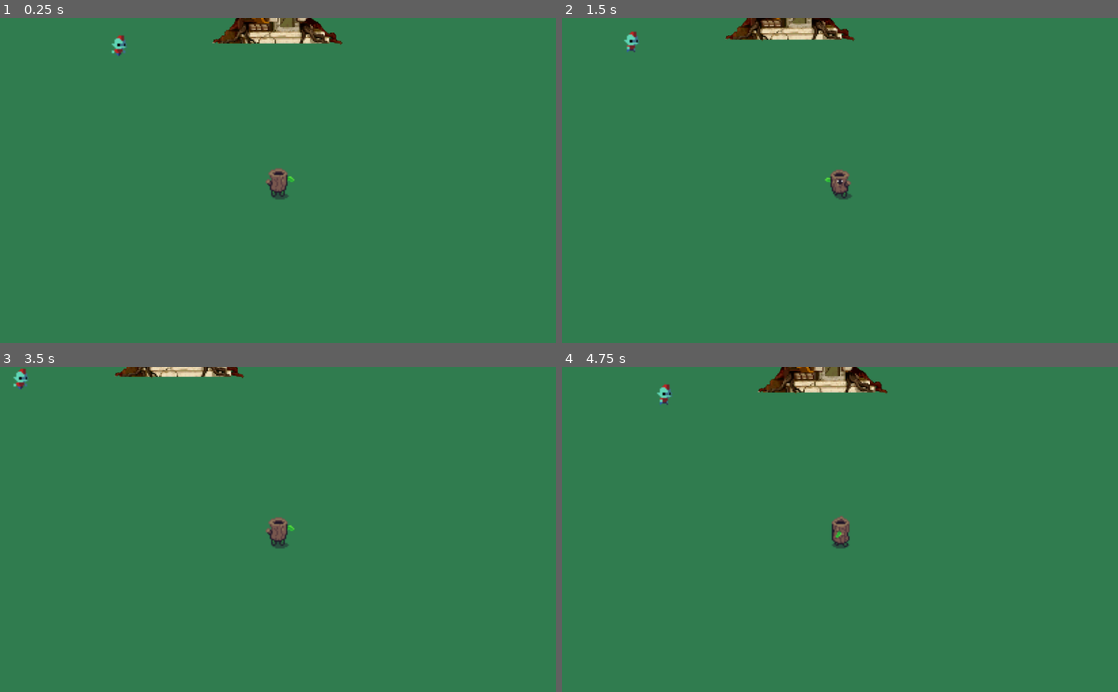
Above: before the commit, frames 1-4 (two rows, left to right).
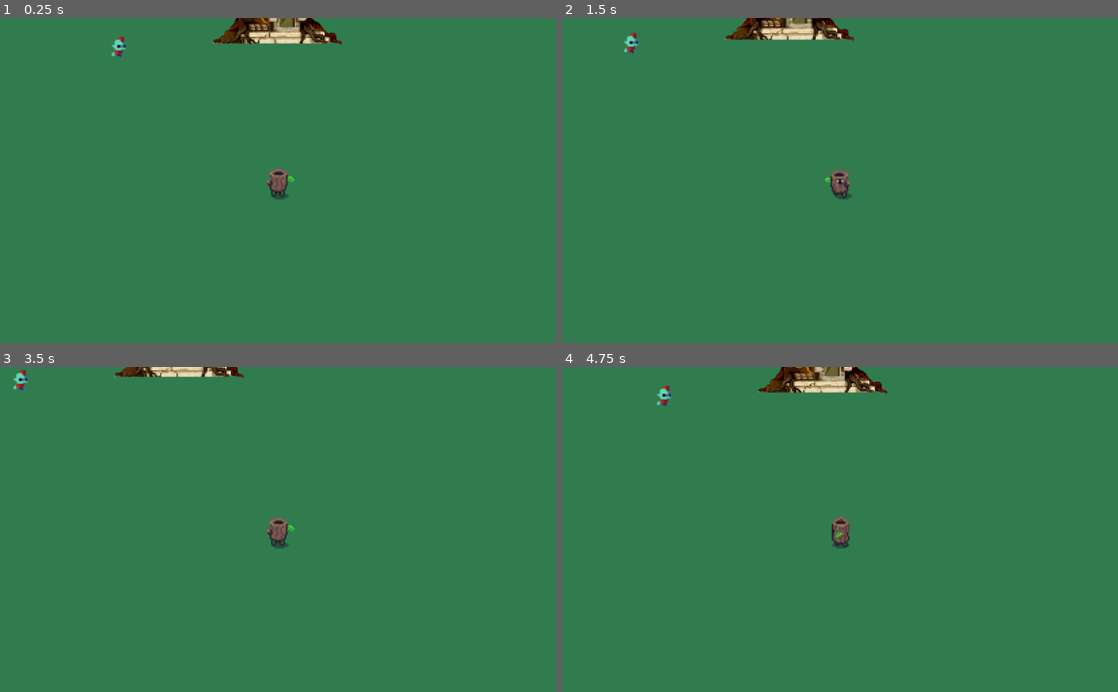
Above: after the commit, the same moments.

Repository: chrisac309/Zakum
Game: Godot game, scene res://World/Scenes/Overworld.tscn
Same seed, same stepped clock (60 frames per second), same inputs: the game is played once before the commit and once after it.
Inputs:
- Up to frame 1 (0.25 s): no input
- Up to frame 2 (1.5 s): hold D (ui_right) 0.53-1.28 s; tap Space (attack) at 0.6 s; hold S (ui_down) from 1.28 s (still down); tap Shift (special) at 1.35 s
- Up to frame 3 (3.5 s): release S (ui_down) at 2.03 s; hold D (ui_right) 2.03-2.78 s; tap Space (attack) at 2.1 s; hold W (ui_up) from 2.78 s (still down); tap Shift (special) at 2.85 s
- Up to frame 4 (4.75 s): release W (ui_up) at 3.53 s; hold A (ui_left) from 3.53 s (still down); tap Space (attack) at 3.6 s; tap Shift (special) at 4.35 s

The runs differ from the first frame. In frame 1, 0.3% of the frame differs, in the area x 20-62%, y 0-13%; in frame 2, 0.2%; in frame 3, 0.2%; in frame 4, 0.3%.

Commit message:
Leafy follows and attacks
Next TODO is to implement a BlendSpace1D instead of flipping the sprite because the direction impacts the hitbox

Diff:
--- a/Enemies/Troll.tscn
+++ b/Enemies/Troll.tscn
@@ -7,50 +7,52 @@
 [ext_resource path="res://Gameplay/Hurtbox.tscn" type="PackedScene" id=5]
 [ext_resource path="res://Enemies/Troll.gd" type="Script" id=6]
 
-[sub_resource type="CircleShape2D" id=8]
+[sub_resource type="CircleShape2D" id=1]
 radius = 7.60843
 
-[sub_resource type="AtlasTexture" id=1]
+[sub_resource type="AtlasTexture" id=2]
 flags = 4
 atlas = ExtResource( 1 )
 region = Rect2( 0, 0, 20, 20 )
 
-[sub_resource type="AtlasTexture" id=2]
+[sub_resource type="AtlasTexture" id=3]
 flags = 4
 atlas = ExtResource( 1 )
 region = Rect2( 20, 0, 20, 20 )
 
-[sub_resource type="AtlasTexture" id=3]
+[sub_resource type="AtlasTexture" id=4]
 flags = 4
 atlas = ExtResource( 1 )
 region = Rect2( 40, 0, 20, 20 )
 
-[sub_resource type="SpriteFrames" id=7]
+[sub_resource type="SpriteFrames" id=5]
 animations = [ {
-"frames": [ SubResource( 1 ), SubResource( 2 ), SubResource( 1 ), SubResource( 3 ) ],
+"frames": [ SubResource( 2 ), SubResource( 3 ), SubResource( 2 ), SubResource( 4 ) ],
 "loop": true,
 "name": "default",
 "speed": 5.0
 } ]
 
-[sub_resource type="CircleShape2D" id=9]
+[sub_resource type="CircleShape2D" id=6]
 radius = 12.7963
 
-[sub_resource type="CircleShape2D" id=10]
+[sub_resource type="CircleShape2D" id=7]
 radius = 8.39368
 
-[node name="Troll" type="KinematicBody2D"]
+[node name="Troll" type="KinematicBody2D" groups=[
+"Enemy",
+]]
 collision_layer = 4
 collision_mask = 7
 script = ExtResource( 6 )
 
 [node name="CollisionShape2D" type="CollisionShape2D" parent="."]
-shape = SubResource( 8 )
+shape = SubResource( 1 )
 
 [node name="AnimatedSprite" type="AnimatedSprite" parent="."]
 position = Vector2( -10, -20 )
-frames = SubResource( 7 )
-frame = 2
+frames = SubResource( 5 )
+frame = 1
 playing = true
 centered = false
 
--- a/Gameplay/EnemyDetector.gd
+++ b/Gameplay/EnemyDetector.gd
@@ -2,24 +2,14 @@
 
 var collisions = []
 
-# Declare member variables here. Examples:
-# var a = 2
-# var b = "text"
+func _on_EnemyDetector_body_entered(body:KinematicBody2D):
+	collisions.append(body)
 
-
-# Called when the node enters the scene tree for the first time.
-func _ready():
-	pass # Replace with function body.
-
-func _on_EnemyDetector_area_entered(area):
-	collisions.append(area)
-
-
-func _on_EnemyDetector_area_exited(area):
-	collisions.remove(area)
+func _on_EnemyDetector_body_exited(body:KinematicBody2D):
+	collisions.erase(body)
 
 func detects_enemies():
 	return collisions.size() > 0
 
-func oldest_detection_area():
+func oldest_detection_body():
 	return collisions.front()
--- a/Gameplay/EnemyDetector.tscn
+++ b/Gameplay/EnemyDetector.tscn
@@ -1,17 +1,10 @@
-[gd_scene load_steps=3 format=2]
-
-[ext_resource path="res://Gameplay/EnemyDetector.gd" type="Script" id=1]
-
-[sub_resource type="CircleShape2D" id=1]
-radius = 164.684
+[gd_scene format=2]
 
 [node name="EnemyDetector" type="Area2D"]
 collision_layer = 0
 collision_mask = 4
-script = ExtResource( 1 )
 
 [node name="CollisionShape2D" type="CollisionShape2D" parent="."]
 position = Vector2( 0, 8 )
-shape = SubResource( 1 )
-[connection signal="area_entered" from="." to="." method="_on_EnemyDetector_area_entered"]
-[connection signal="area_exited" from="." to="." method="_on_EnemyDetector_area_exited"]
+[connection signal="body_entered" from="." to="." method="_on_EnemyDetector_body_entered"]
+[connection signal="body_exited" from="." to="." method="_on_EnemyDetector_body_exited"]
--- a/Gameplay/TargetMovement.gd
+++ b/Gameplay/TargetMovement.gd
@@ -3,6 +3,7 @@
 var target = null
 var velocity = Vector2.ZERO
 var direction = Vector2.ZERO
+var is_near_target = false
 
 onready var parent = get_parent()
 
@@ -22,11 +23,14 @@
 		if distToTarget > FOLLOW_DISTANCE_MAX:
 			# Move closer to the target
 			direction = parent.global_position.direction_to(target.global_position)
+			is_near_target = false
 		elif distToTarget < FOLLOW_DISTANCE_MIN:
 			# Move away from the target
 			direction = target.global_position.direction_to(parent.global_position)
+			is_near_target = false
 		else:
 			# Decelerate
+			is_near_target = true
 			direction = Vector2.ZERO
 
 		velocity = velocity.move_toward(direction * MAX_SPEED, ACCELERATION)
@@ -36,8 +40,8 @@
 	target = targetToFollow
 
 func shrink_target_zone():
-	FOLLOW_DISTANCE_MIN = FOLLOW_DISTANCE_MIN / 2
-	FOLLOW_DISTANCE_MAX = FOLLOW_DISTANCE_MAX / 2
+	FOLLOW_DISTANCE_MIN = FOLLOW_DISTANCE_MIN / 5
+	FOLLOW_DISTANCE_MAX = FOLLOW_DISTANCE_MAX / 5
 
 func reset_target_zone():
 	FOLLOW_DISTANCE_MIN = initial_follow_min
--- a/Players/Leafy/Leafy.gd
+++ b/Players/Leafy/Leafy.gd
@@ -7,22 +7,25 @@
 onready var enemyDetector = $EnemyDetector
 
 var spawned = false
-var enemy_detected = false
+var pursuing_enemy = false
 
 # Called every frame. 'delta' is the elapsed time since the previous frame.
 func _physics_process(delta):
 	if spawned:
 		target_movement.follow(delta)
-		if target_movement.velocity.length() > 0:
-			animationState.travel("Run")
-		else:
-			animationState.travel("Idle")
+		if not pursuing_enemy:
+			if target_movement.velocity.length() > 0:
+				animationState.travel("Run")
+			else:
+				animationState.travel("Idle")
+		elif target_movement.is_near_target:
+			animationState.travel("Pollen")
 	currentSprite.flip_h = target_movement.velocity.x > 0
 
-func _on_EnemyDetector_area_entered(area):
-	animationState.travel("Pollen")
+func pursue_enemy():
+	pursuing_enemy = true
 	target_movement.shrink_target_zone()
 
-func _on_EnemyDetector_area_exited(area):
-	if !enemyDetector.detects_enemies():
-		target_movement.reset_target_zone()
+func follow_stumpy():
+	pursuing_enemy = false
+	target_movement.reset_target_zone()
--- a/Players/Leafy/Leafy.tscn
+++ b/Players/Leafy/Leafy.tscn
@@ -210,7 +210,7 @@
 states/Spawn/position = Vector2( 520, 75 )
 transitions = [ "Spawn", "Idle", SubResource( 14 ), "Idle", "Pollen", SubResource( 15 ), "Pollen", "Idle", SubResource( 16 ), "Idle", "Run", SubResource( 17 ), "Run", "Idle", SubResource( 18 ), "Pollen", "Run", SubResource( 19 ), "Run", "Pollen", SubResource( 20 ) ]
 start_node = "Spawn"
-graph_offset = Vector2( -2, 48 )
+graph_offset = Vector2( 128, 59 )
 
 [sub_resource type="AnimationNodeStateMachinePlayback" id=22]
 
@@ -219,9 +219,14 @@
 height = 4.32567
 
 [sub_resource type="CircleShape2D" id=24]
-radius = 7.76228
-
-[node name="Leafy" type="KinematicBody2D"]
+radius = 15.5498
+
+[sub_resource type="CircleShape2D" id=25]
+radius = 48.2283
+
+[node name="Leafy" type="KinematicBody2D" groups=[
+"Friendly",
+]]
 collision_layer = 8
 collision_mask = 9
 script = ExtResource( 3 )
@@ -231,7 +236,7 @@
 texture = ExtResource( 4 )
 vframes = 12
 hframes = 7
-frame = 44
+frame = 60
 region_rect = Rect2( 3, 0, 0, 0 )
 
 [node name="AnimationPlayer" type="AnimationPlayer" parent="."]
@@ -269,8 +274,9 @@
 FOLLOW_DISTANCE_MAX = 45
 
 [node name="EnemyDetector" parent="." instance=ExtResource( 5 )]
-[connection signal="area_entered" from="EnemyDetector" to="." method="_on_EnemyDetector_area_entered"]
-[connection signal="area_exited" from="EnemyDetector" to="." method="_on_EnemyDetector_area_exited"]
+
+[node name="CollisionShape2D" parent="EnemyDetector" index="0"]
+shape = SubResource( 25 )
 
 [editable path="Hitbox"]
 
--- a/Players/Stumpy/LeafyController.gd
+++ b/Players/Stumpy/LeafyController.gd
@@ -21,6 +21,10 @@
 func set_leafy_targets(targetNode:KinematicBody2D):
 	for leafy in spawnedLeafy:
 		leafy.target_movement.set_target(targetNode)
+		if targetNode.is_in_group("Enemy"):
+			leafy.pursue_enemy()
+		else:
+			leafy.follow_stumpy()
 
 func _on_EnemyDetector_body_entered(body):
 	set_leafy_targets(body)
--- a/Players/Stumpy/Stumpy.tscn
+++ b/Players/Stumpy/Stumpy.tscn
@@ -285,7 +285,12 @@
 radius = 5.47138
 height = 4.58743
 
-[node name="Stumpy" type="KinematicBody2D"]
+[sub_resource type="CircleShape2D" id=36]
+radius = 109.994
+
+[node name="Stumpy" type="KinematicBody2D" groups=[
+"Friendly",
+]]
 collision_layer = 2
 collision_mask = 7
 script = ExtResource( 1 )
@@ -340,7 +345,11 @@
 script = ExtResource( 2 )
 
 [node name="EnemyDetector" parent="." instance=ExtResource( 7 )]
+
+[node name="CollisionShape2D" parent="EnemyDetector" index="0"]
+shape = SubResource( 36 )
 [connection signal="body_entered" from="EnemyDetector" to="LeafyController" method="_on_EnemyDetector_body_entered"]
+[connection signal="body_entered" from="EnemyDetector" to="." method="_on_EnemyDetector_body_entered"]
 [connection signal="body_exited" from="EnemyDetector" to="LeafyController" method="_on_EnemyDetector_body_exited"]
 
 [editable path="EnemyDetector"]
--- a/Zakum/Zakum.tscn
+++ b/Zakum/Zakum.tscn
@@ -59,14 +59,16 @@
 radius = 24.03
 height = 317.181
 
-[node name="Zakum" type="KinematicBody2D"]
+[node name="Zakum" type="KinematicBody2D" groups=[
+"Zakum",
+]]
 scale = Vector2( 0.25, 0.25 )
 collision_mask = 15
 
 [node name="AnimatedSprite" type="AnimatedSprite" parent="."]
 position = Vector2( 0, -195 )
 frames = SubResource( 9 )
-frame = 5
+frame = 6
 playing = true
 
 [node name="Hurtbox" parent="." instance=ExtResource( 2 )]
Not shown: 1 places in Enemies/Troll.tscn that only renumber resources
Not shown: 1 places in Players/Leafy/Leafy.tscn that only renumber resources
Not shown: 1 places in Players/Stumpy/Stumpy.tscn that only renumber resources
